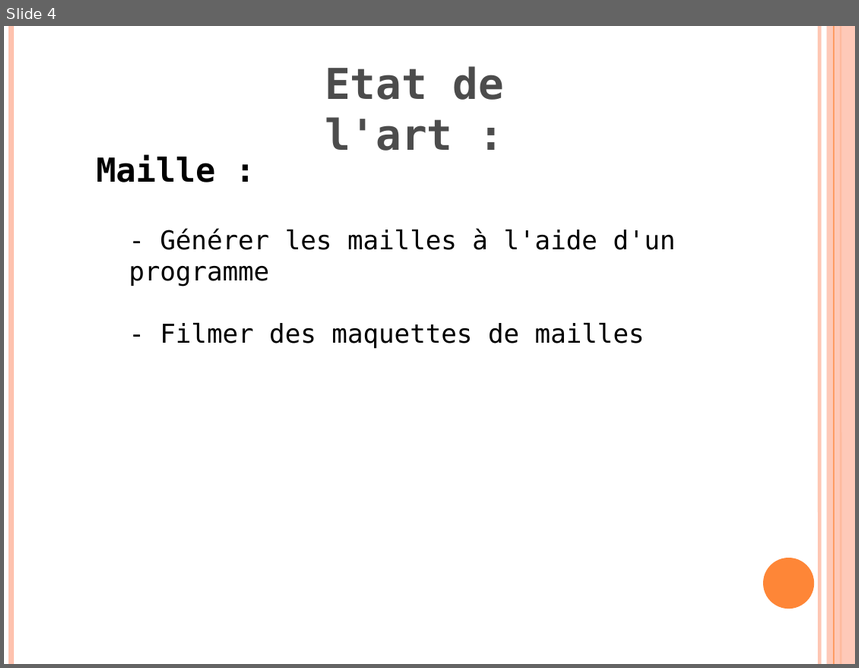
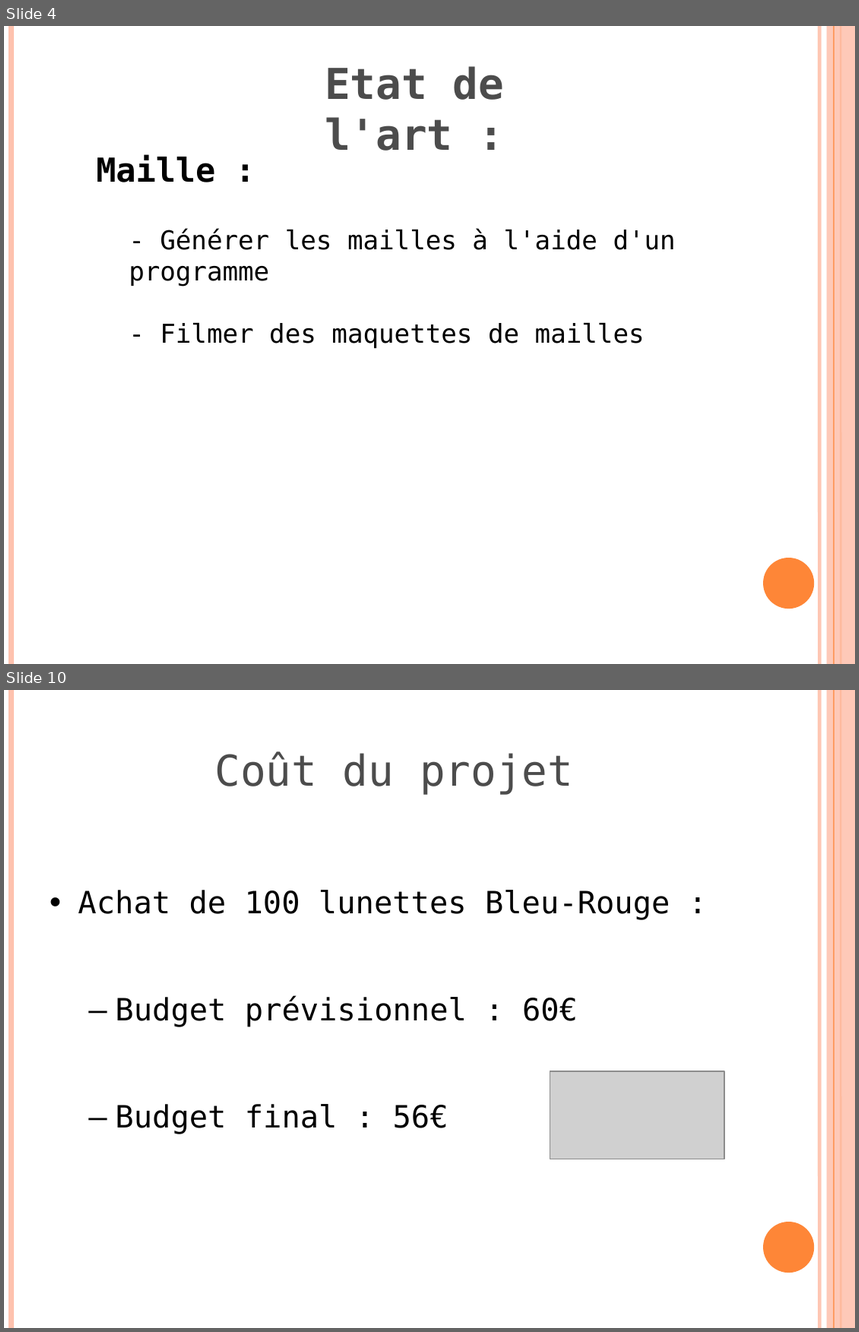
Before and after one commit to klnkg/cristallo3d, a slide deck: presentation finalegwen - ajout guillaume.odp. Shown one above the other, each under a label of ours: slide 4 before the commit, slides 4 and 10 after it; the slides between them are not shown. The pictures are 859x668 and 859x1332 pixels, drawn with LibreOffice and Linux fonts; fonts in the diff are those of the drawing; grey boxes stand for pictures. Boxes give left, top, right and bottom in pixels: in the first picture for what was removed or moved away, otherwise in the second. Text is boxed around its words. In the diff, an @@ line names an element or a change of style, - is before the commit and + after.

```diff
--- a/presentation finalegwen - ajout guillaume.odp
+++ b/presentation finalegwen - ajout guillaume.odp
@@ slide 10 added at [4, 690, 855, 1328], background #FFFFFF; not listed: 6 template elements that a slide beside it also shows @@
@@ title added at [215, 752, 573, 794], 36 pt, text #4C4C4C @@
+Coût du projet
@@ text added at [78, 890, 670, 1135], 26 pt, text #000000 @@
+• Achat de 100 lunettes Bleu-Rouge :
+– Budget prévisionnel : 60€
+– Budget final : 56€
@@ picture added at [550, 1072, 724, 1159] @@
```
Also in this commit, not shown: 3 slides changed, 4 other slides added, 3 slides removed.
